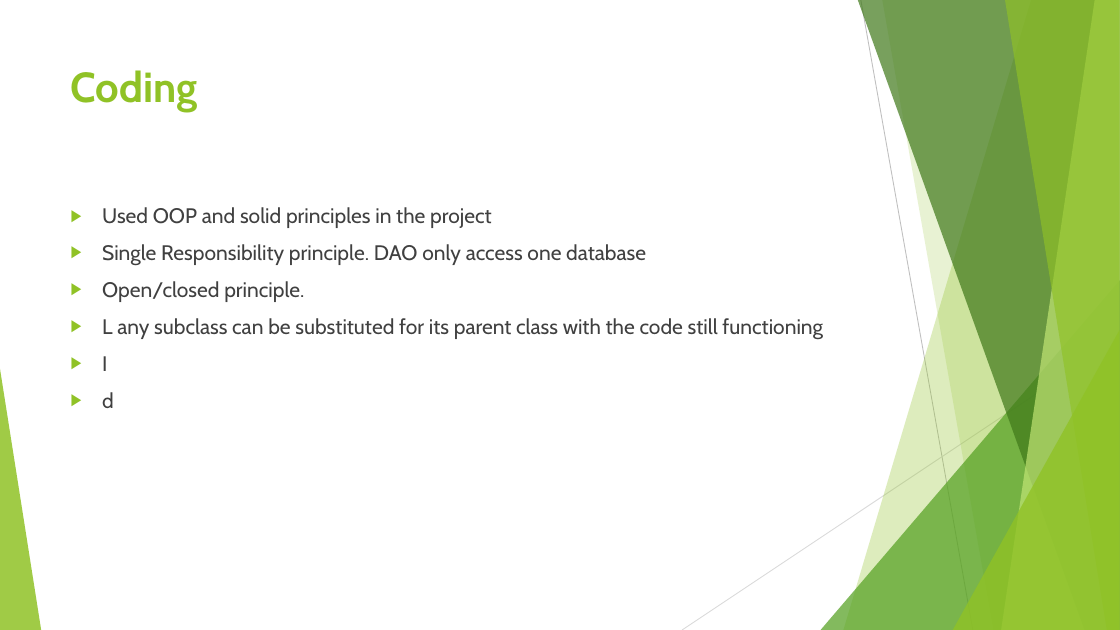
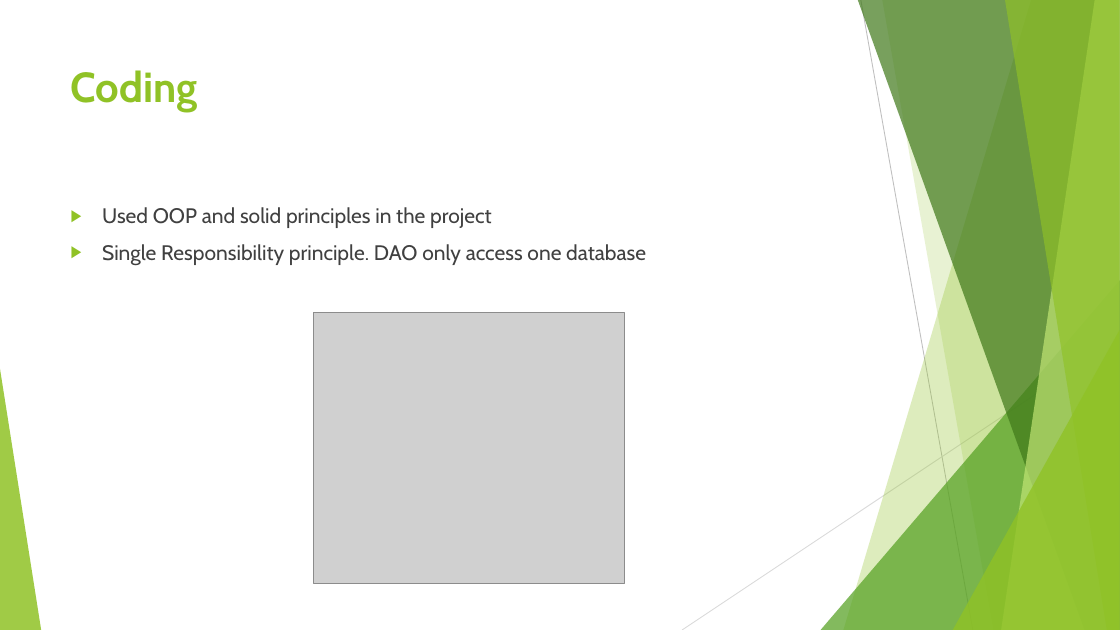
Before and after one commit to tylerjohneddy/tyler-ims, a slide deck: slide 10 of IMS Presentation.pptx. Drawn at 1120x630 pixels with LibreOffice and Linux fonts; fonts in the diff are those of the drawing; grey boxes stand for pictures. Boxes give left, top, right and bottom in pixels: in the first picture for what was removed or moved away, otherwise in the second. Text is boxed around its words. In the diff, an @@ line names an element or a change of style, - is before the commit and + after.

Commit message:
presentation

```diff
--- a/IMS Presentation.pptx
+++ b/IMS Presentation.pptx
@@ text at box(102, 281, 823, 408): paragraphs removed @@
-▶ Open/closed principle.
-▶ L any subclass can be substituted for its parent class with the code still functioning
-▶ I
-▶ d
@@ picture added at box(313, 313, 624, 583) @@
```
Also in this commit, not shown: 1 other slide changed, 3 slides added.
